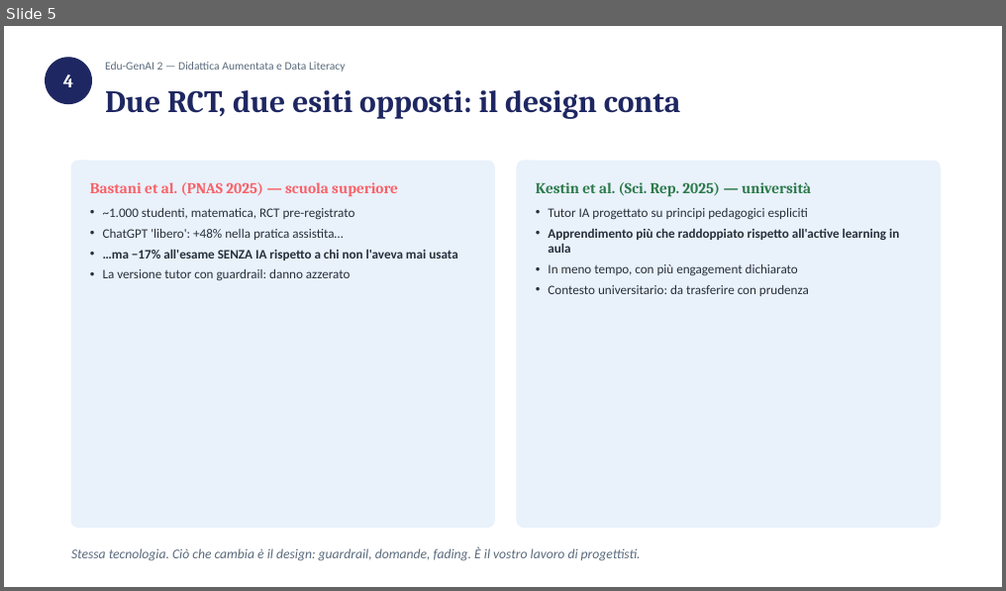
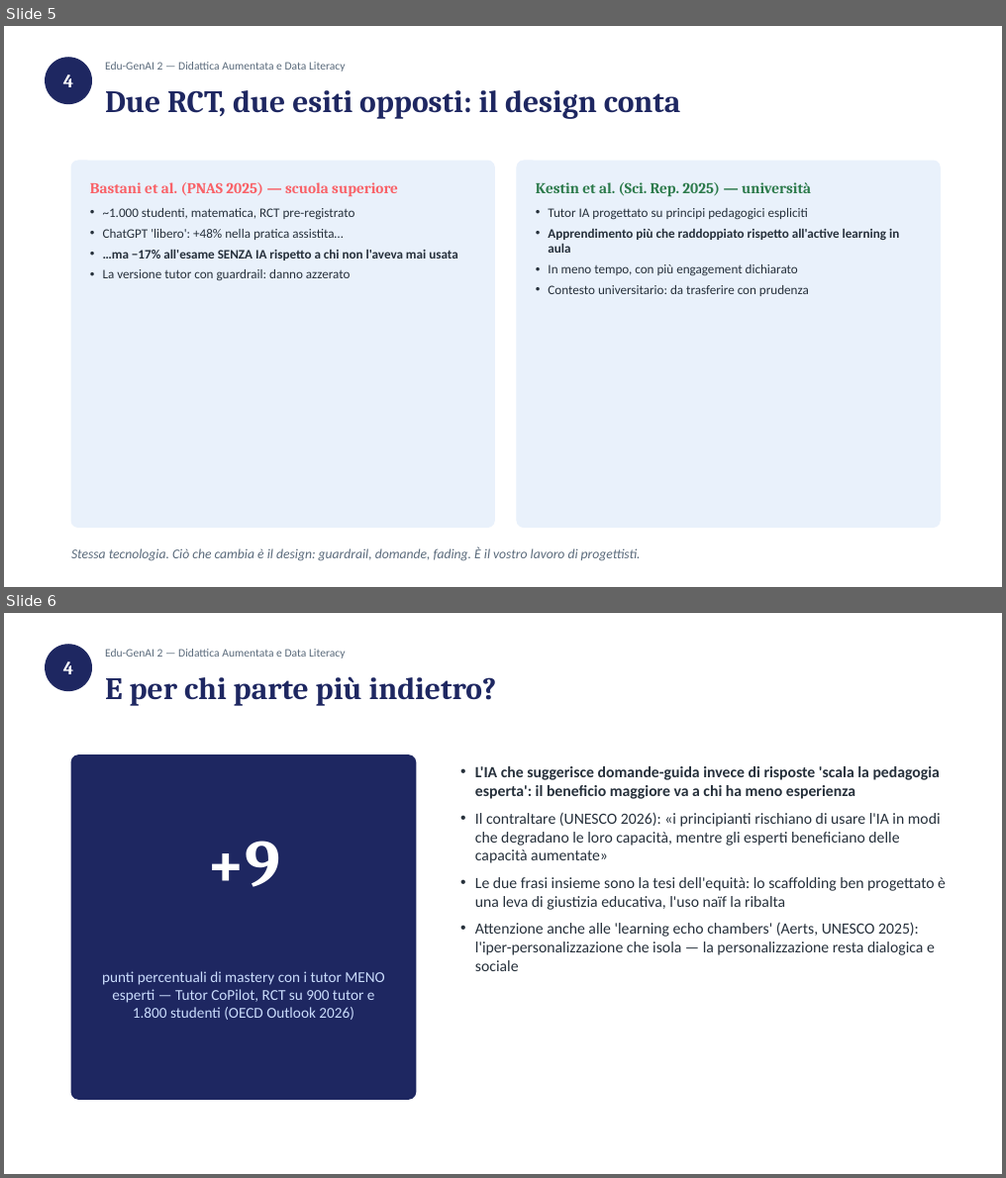
Before and after one commit to sabatinifrancesca75-hue/consulente-commerciale, a slide deck: progetto-snodi/corsi/edu-genai-2/incontri/04-scaffolding-personalizzazione.pptx. Shown one above the other, each under a label of ours: slide 5 before the commit, slides 5 and 6 after it. The pictures are 1006x591 and 1006x1178 pixels, drawn with LibreOffice and Linux fonts; fonts in the diff are those of the drawing. Boxes give left, top, right and bottom in pixels: in the first picture for what was removed or moved away, otherwise in the second. Text is boxed around its words. In the diff, an @@ line names an element or a change of style, - is before the commit and + after.

```diff
--- a/progetto-snodi/corsi/edu-genai-2/incontri/04-scaffolding-personalizzazione.pptx
+++ b/progetto-snodi/corsi/edu-genai-2/incontri/04-scaffolding-personalizzazione.pptx
@@ slide 6 added at [4,613,1002,1174], background #FFFFFF @@
@@ ellipse added at [46,645,91,691], fill #1E2761, outline #1E2761 1 pt @@
@@ text added at [63,662,73,674], 18 pt, text #FFFFFF, bold @@
+4
@@ text added at [105,649,346,659], 11 pt, text #5B6B7C @@
+Edu-GenAI 2 — Didattica Aumentata e Data Literacy
@@ text added at [105,676,497,706], 30 pt, text #1E2761, bold @@
+E per chi parte più indietro?
@@ rounded rectangle added at [71,756,416,1100], fill #1E2761, outline #1E2761 1 pt @@
@@ text added at [475,766,945,971], 15 pt, text #26303B @@
+• L'IA che suggerisce domande-guida invece di risposte 'scala la pedagogia esperta': il beneficio maggiore va a chi ha meno esperienza
+• Il contraltare (UNESCO 2026): «i principianti rischiano di usare l'IA in modi che degradano le loro capacità, mentre gli esperti beneficiano delle capacità aumentate»
+• Le due frasi insieme sono la tesi dell'equità: lo scaffolding ben progettato è una leva di giustizia educativa, l'uso naïf la ribalta
+• Attenzione anche alle 'learning echo chambers' (Aerts, UNESCO 2025): l'iper-personalizzazione che isola — la personalizzazione resta dialogica e sociale
@@ text added at [206,841,281,887], 64 pt, text #FFFFFF, bold @@
++9
@@ text added at [102,971,384,1020], 14.5 pt, text #CADCFC @@
+punti percentuali di mastery con i tutor MENO esperti — Tutor CoPilot, RCT su 900 tutor e 1.800 studenti (OECD Outlook 2026)
```
Also in this commit, not shown: 1 other slide added, 6 other files.
